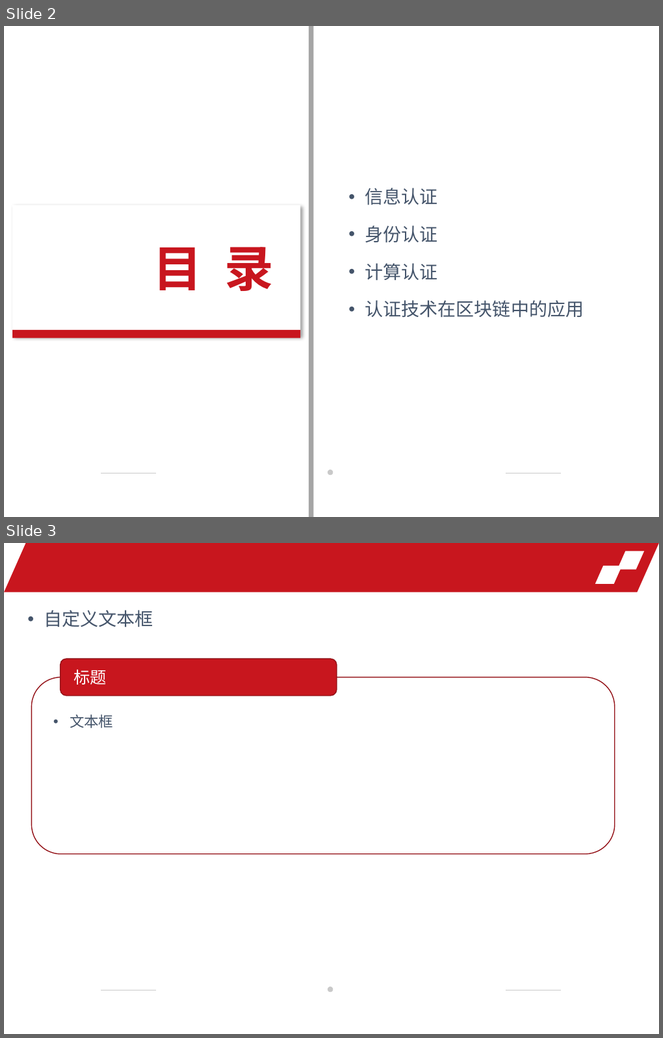
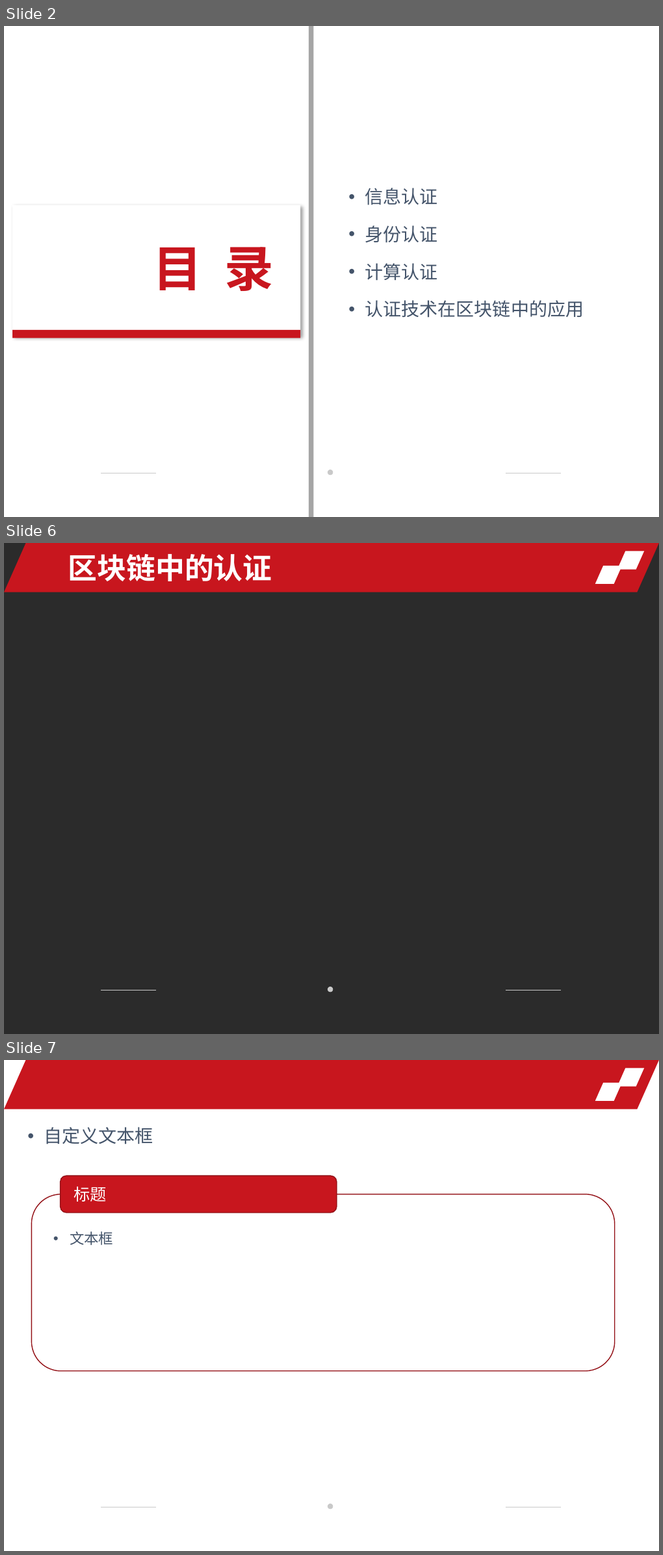
Before and after one commit to Voidkai/Authentication-and-Application, a slide deck: 认证技术调研.pptx. Shown one above the other, each under a label of ours: slides 2 and 3 before the commit, slides 2, 6 and 7 after it; the slides between them are not shown. The pictures are 663x1038 and 663x1555 pixels, drawn with LibreOffice and Linux fonts; fonts in the diff are those of the drawing; background and template pictures are left out; a plain dark background stands for a picture behind light text. Boxes give left, top, right and bottom in pixels: in the first picture for what was removed or moved away, otherwise in the second. Text is boxed around its words. In the diff, an @@ line names an element or a change of style, - is before the commit and + after.

```diff
--- a/认证技术调研.pptx
+++ b/认证技术调研.pptx
@@ slide 6 added at [4,543,659,1034], background picture (left out); not listed: 6 template elements that a slide beside it also shows @@
@@ text added at [68,554,272,581], 32 pt, text #FFFFFF, bold @@
+区块链中的认证
@@ what was slide 3 is now slide 7 @@
```
Also in this commit, not shown: 3 other slides added.
